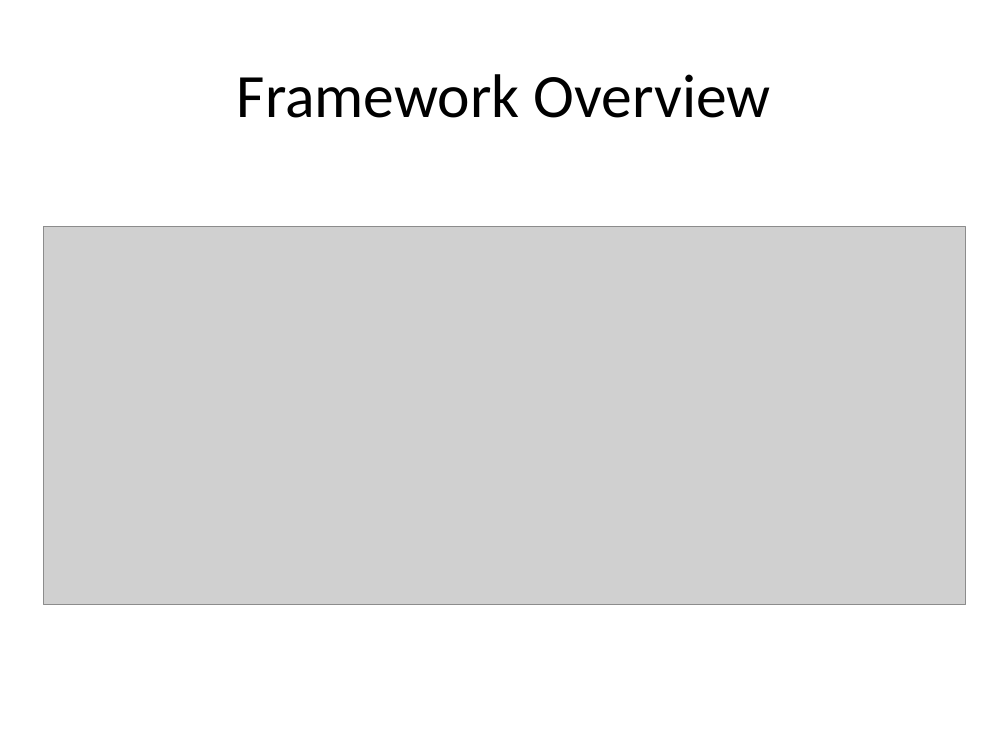
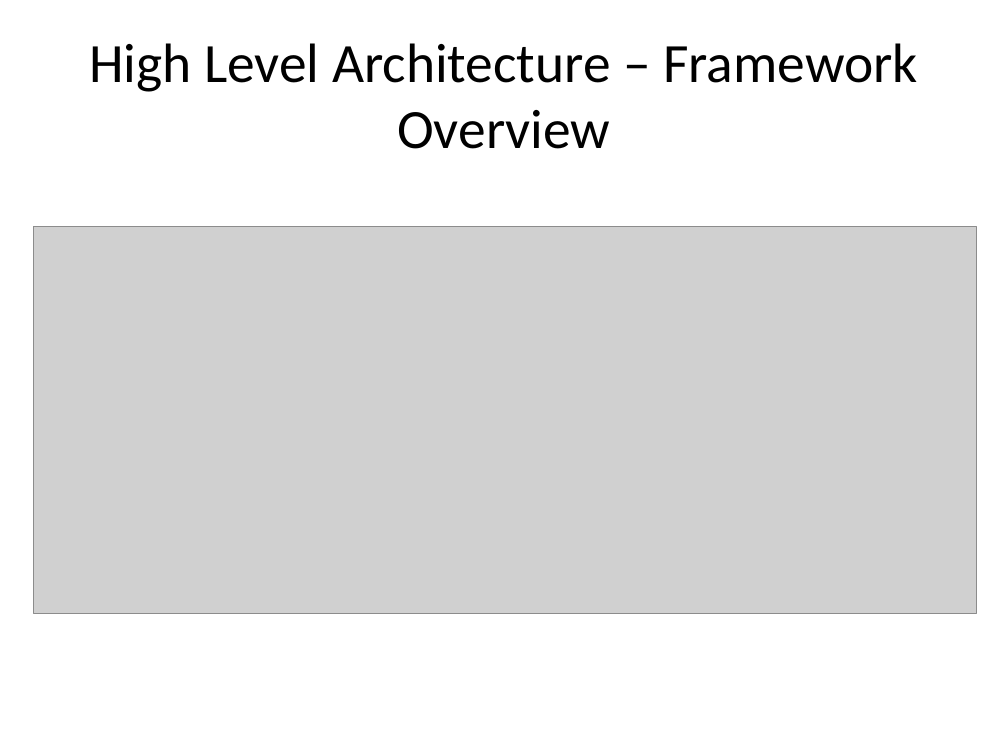
Before and after one commit to imireasa/mtech-se18-t08s, a slide deck: slide 3 of docs/W-9 Working Document/W-9.3 Presentation Slides/Phase1/System Architecture.pptx (slide 2 before the commit). Drawn at 1008x756 pixels with LibreOffice and Linux fonts; fonts in the diff are those of the drawing; grey boxes stand for pictures. Boxes give left, top, right and bottom in pixels: in the first picture for what was removed or moved away, otherwise in the second. Text is boxed around its words. In the diff, an @@ line names an element or a change of style, - is before the commit and + after.

```diff
--- a/docs/W-9 Working Document/W-9.3 Presentation Slides/Phase1/System Architecture.pptx
+++ b/docs/W-9 Working Document/W-9.3 Presentation Slides/Phase1/System Architecture.pptx
@@ title at (89, 43, 918, 149): text changed; size 44 to 39.6 pt @@
-Framework Overview
+High Level Architecture – Framework Overview
@@ picture: place and size @@
-picture at (43, 227, 966, 605)
+picture at (33, 227, 977, 613)
```
Also in this commit, not shown: 1 other slide changed, 1 slide added.
